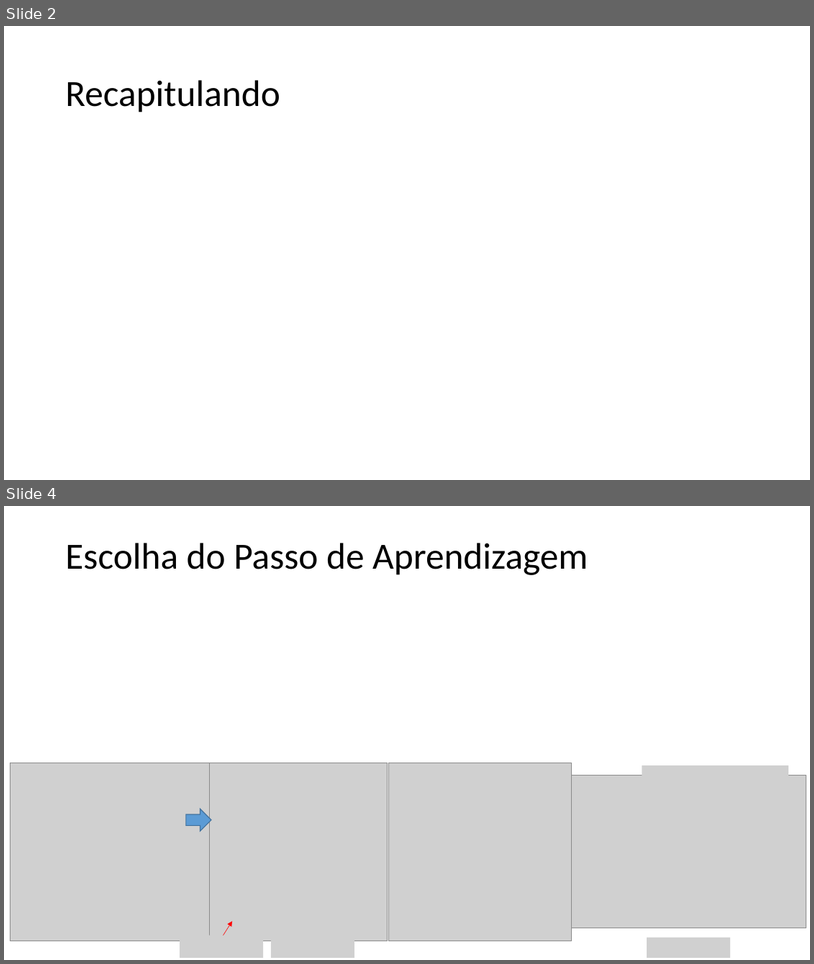
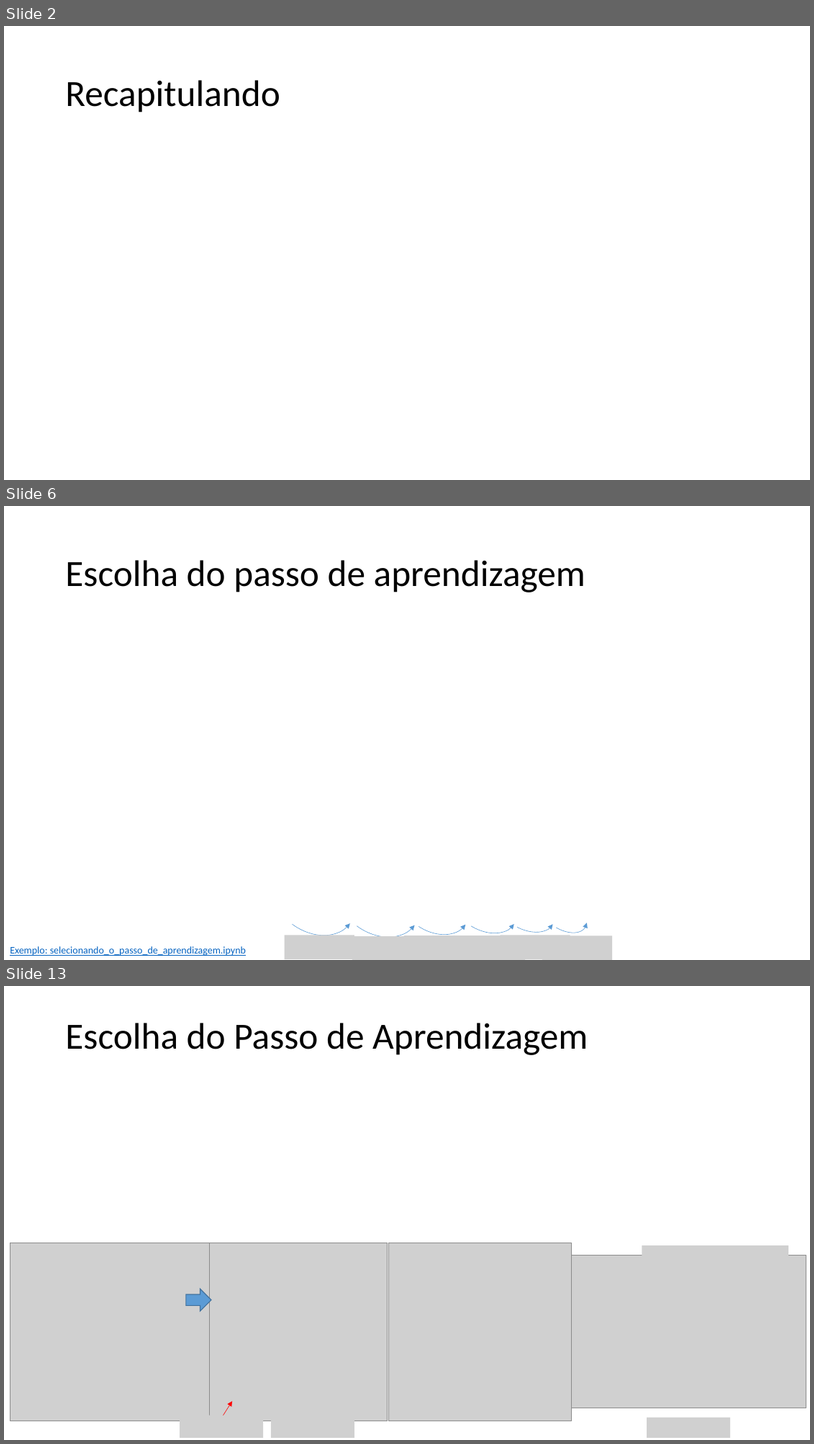
Before and after one commit to zz4fap/t319_aprendizado_de_maquina, a slide deck: slides/T319_Regressão_Linear (Parte III).pptx. Shown one above the other, each under a label of ours: slides 2 and 4 before the commit, slides 2, 6 and 13 after it; the slides between them are not shown. The pictures are 814x964 and 814x1444 pixels, drawn with LibreOffice and Linux fonts; fonts in the diff are those of the drawing; grey boxes stand for pictures. Boxes give left, top, right and bottom in pixels: in the first picture for what was removed or moved away, otherwise in the second. Text is boxed around its words. In the diff, an @@ line names an element or a change of style, - is before the commit and + after.

```diff
--- a/slides/T319_Regressão_Linear (Parte III).pptx
+++ b/slides/T319_Regressão_Linear (Parte III).pptx
@@ slide 6 added at (4,506,810,960), background #FFFFFF @@
@@ title added at (65,560,586,592), 44 pt, text #000000 @@
+Escolha do passo de aprendizagem
@@ arc (boxed as its full ellipse) added at (255,840,371,951), outline #5B9BD5 0.5 pt @@
@@ arc (boxed as its full ellipse) added at (320,842,436,953), outline #5B9BD5 0.5 pt @@
@@ arc (boxed as its full ellipse) added at (387,860,481,947), outline #5B9BD5 0.5 pt @@
@@ arc (boxed as its full ellipse) added at (440,866,527,944), outline #5B9BD5 0.5 pt @@
@@ arc (boxed as its full ellipse) added at (491,880,562,942), outline #5B9BD5 0.5 pt @@
@@ arc (boxed as its full ellipse) added at (531,883,594,941), outline #5B9BD5 0.5 pt @@
@@ picture added at (285,935,355,959) @@
@@ picture added at (352,936,422,960) @@
@@ picture added at (404,936,474,960) @@
@@ picture added at (455,936,525,960) @@
@@ picture added at (501,935,571,959) @@
@@ picture added at (543,936,612,960) @@
@@ text added at (10,946,246,955), 12 pt, text #0563C1, underline @@
+Exemplo: selecionando_o_passo_de_aprendizagem.ipynb
@@ what was slide 4 is now slide 13 @@
```
Also in this commit, not shown: 2 slides changed, 8 other slides added, 4 other files.
